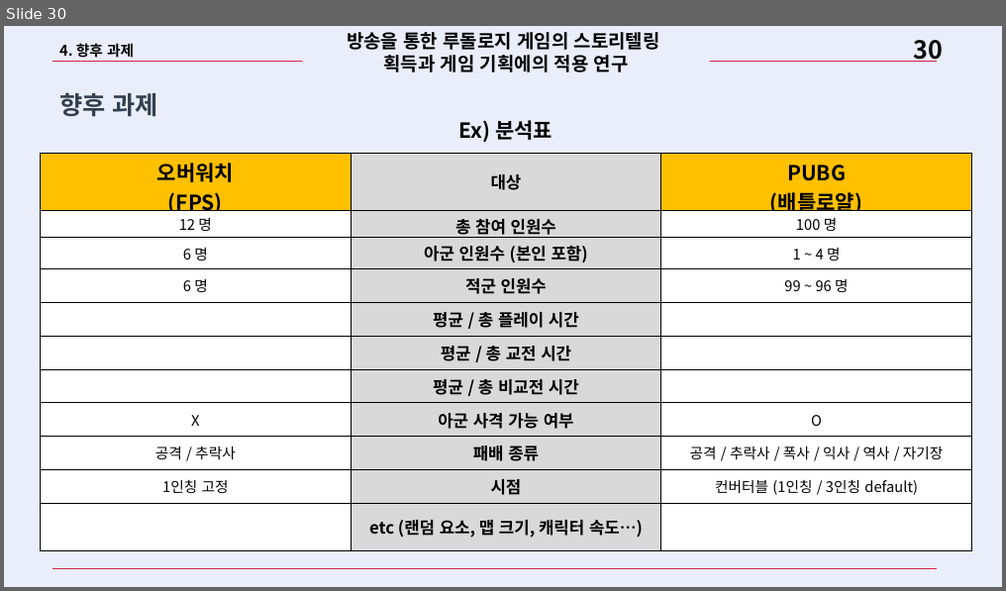
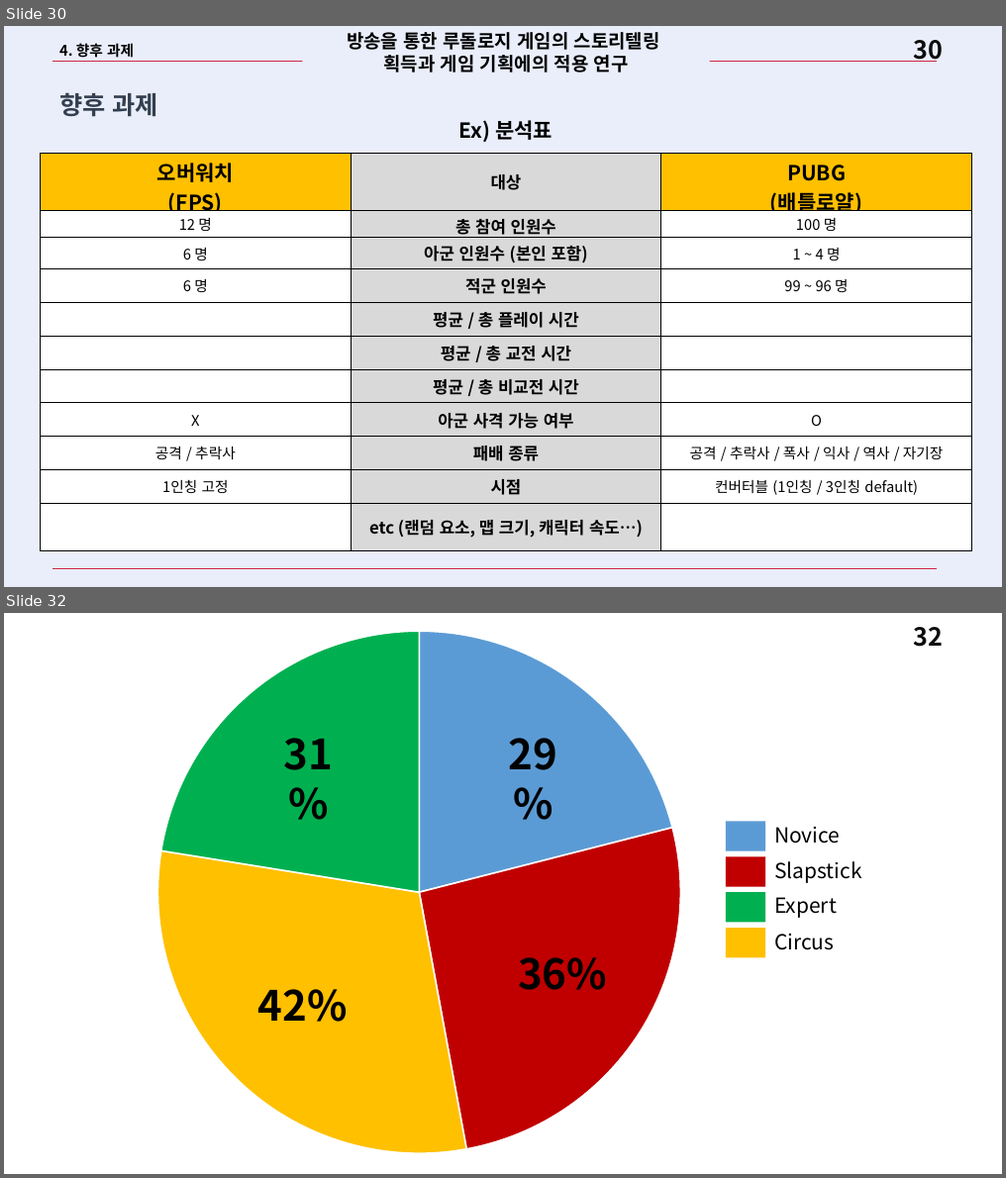
Before and after one commit to Bumizi/Thesis, a slide deck: 하계특훈 발표/200724_하계특훈_2014180011_김영범.pptx. Shown one above the other, each under a label of ours: slide 30 before the commit, slides 30 and 32 after it; the slides between them are not shown. The pictures are 1006x591 and 1006x1178 pixels, drawn with LibreOffice and Linux fonts; fonts in the diff are those of the drawing. Boxes give left, top, right and bottom in pixels: in the first picture for what was removed or moved away, otherwise in the second. Text is boxed around its words. In the diff, an @@ line names an element or a change of style, - is before the commit and + after.

```diff
--- a/하계특훈 발표/200724_하계특훈_2014180011_김영범.pptx
+++ b/하계특훈 발표/200724_하계특훈_2014180011_김영범.pptx
@@ slide 32 added at <box>4,613,1002,1174</box>, background #FFFFFF; not listed: 1 template element that a slide beside it also shows @@
@@ pie chart added at <box>38,621,801,1164</box> @@
+categories: 1, 2, 3, 4
+Series 1: 21, 26, 30, 22
@@ text added at <box>284,738,334,770</box>, 40 pt, text #000000, bold @@
+31%
@@ text added at <box>509,738,558,770</box>, 40 pt, text #000000, bold @@
+29%
@@ group added at <box>726,821,862,959</box>: 4 rectangles, 4 texts @@
+Novice
+Slapstick
+Expert
+Circus
@@ text added at <box>518,958,607,990</box>, 40 pt, text #000000, bold @@
+36%
@@ text added at <box>258,989,348,1022</box>, 40 pt, text #000000, bold @@
+42%
```
Also in this commit, not shown: 3 other slides added, 34 other files.
